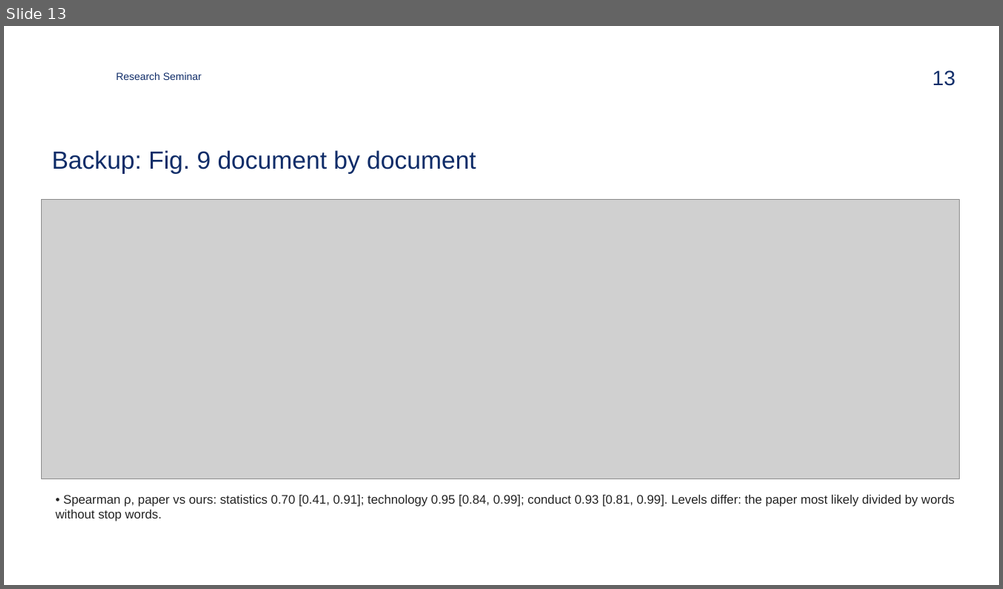
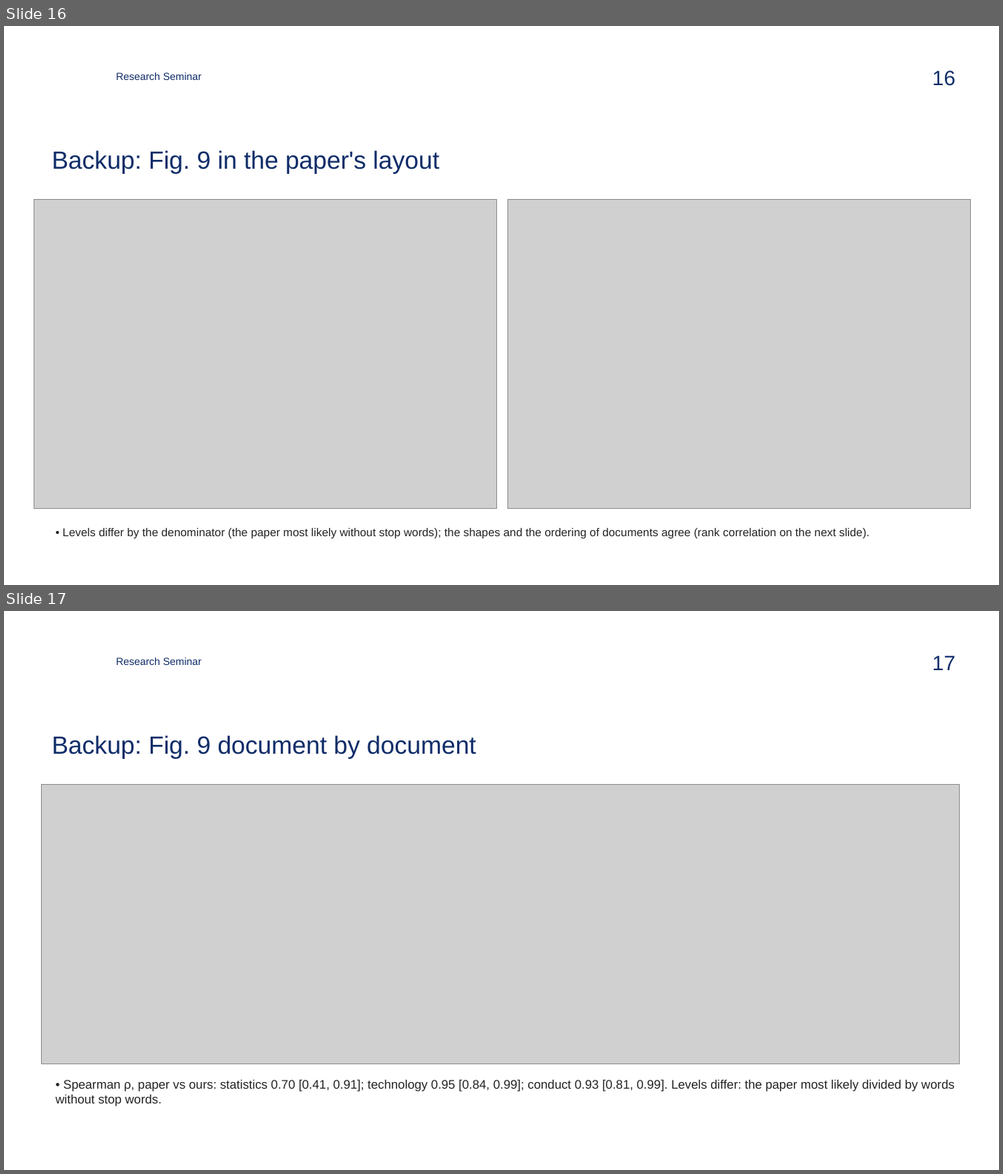
Before and after one commit to zavaz5/ml-model-risk, a slide deck: docs/presentation.pptx. Shown one above the other, each under a label of ours: slide 13 before the commit, slides 16 and 17 after it. The pictures are 1003x589 and 1003x1174 pixels, drawn with LibreOffice and Linux fonts; fonts in the diff are those of the drawing; grey boxes stand for pictures; background and template pictures are left out. Boxes give left, top, right and bottom in pixels: in the first picture for what was removed or moved away, otherwise in the second. Text is boxed around its words. In the diff, an @@ line names an element or a change of style, - is before the commit and + after.

Commit message:
Redraw the paper's Figs. 1, 4, 6-8 and 9 and add them as backup slides
- Fig. 1: the paper's plotted gains, each point coloured by what its source says.
- Fig. 4: the paper's radar (read off the PDF) next to ours from the I13 rule.
- Figs. 6-8: our SHAP summary plots (XGBoost in log-odds, as in the paper);
  our XGBoost top four match the paper's Fig. 7.
- Fig. 9: per-document shares in the paper's four-panel layout, the paper's
  values and ours in separate figures.
The README gains a section with all of them.

```diff
--- a/docs/presentation.pptx
+++ b/docs/presentation.pptx
@@ slide 16 added at (x1=4, y1=26, x2=999, y2=585), background #FFFFFF; not listed: 1 template element that a slide beside it also shows @@
@@ text added at (x1=116, y1=73, x2=202, y2=80), 10 pt, text #0F2C68 @@
+Research Seminar
@@ title added at (x1=52, y1=150, x2=439, y2=174), 24 pt, text #0F2C68 @@
+Backup: Fig. 9 in the paper's layout
@@ picture added at (x1=34, y1=199, x2=496, y2=508) @@
@@ picture added at (x1=508, y1=199, x2=970, y2=508) @@
@@ text added at (x1=62, y1=528, x2=869, y2=540), 11 pt, text #222222 @@
+• Levels differ by the denominator (the paper most likely without stop words); the shapes and the ordering of documents agree (rank correlation on the next slide).
@@ what was slide 13 is now slide 17 @@
@@ page number at (x1=932, y1=655, x2=955, y2=670): text changed @@
-13
+17
```
Also in this commit, not shown: 3 other slides added, 18 other files.
